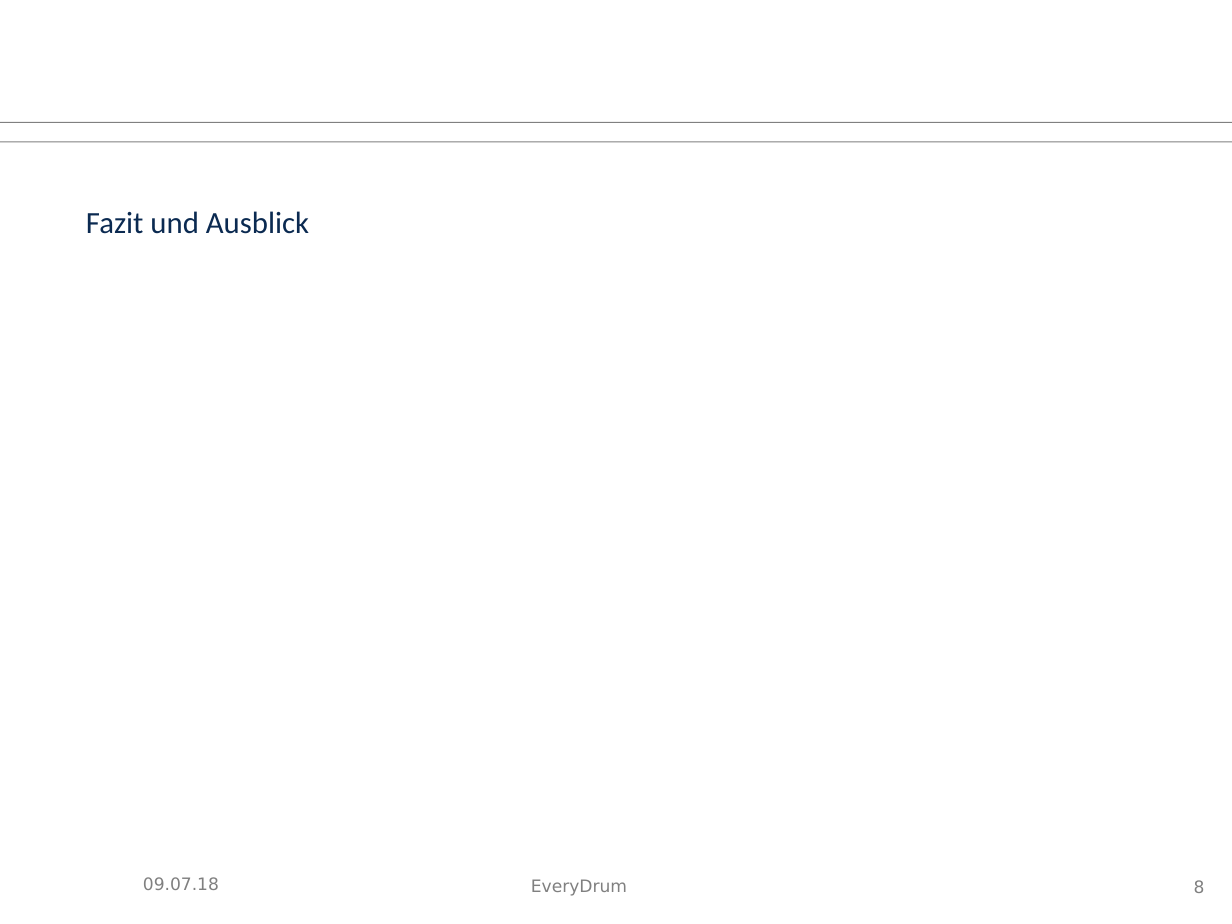
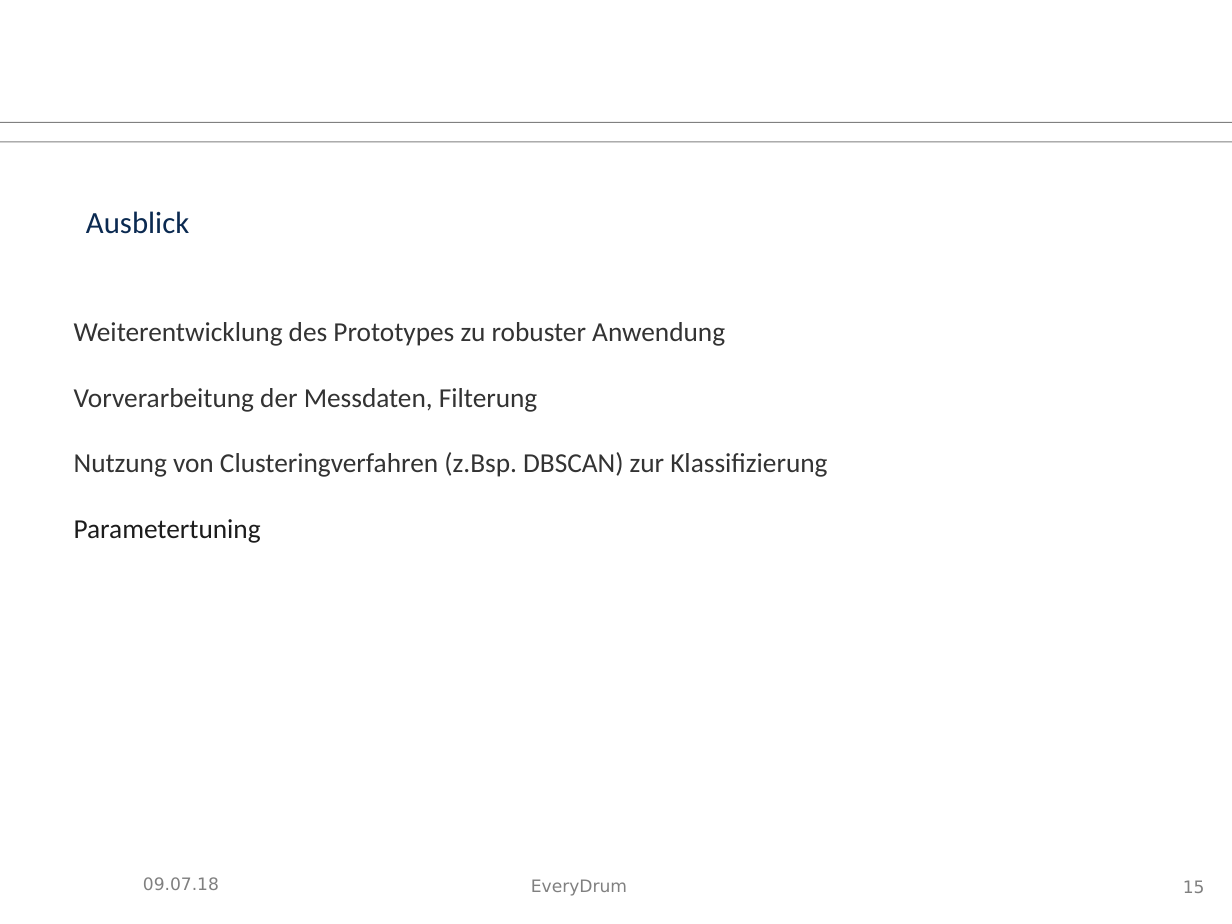
Before and after one commit to tziegler-tud/vr-anydrum, a slide deck: slide 15 of Documents/slides.odp (slide 8 before the commit). Drawn at 1232x924 pixels with LibreOffice and Linux fonts; fonts in the diff are those of the drawing; background and template pictures are left out. Boxes give left, top, right and bottom in pixels: in the first picture for what was removed or moved away, otherwise in the second. Text is boxed around its words. In the diff, an @@ line names an element or a change of style, - is before the commit and + after.

```diff
--- a/Documents/slides.odp
+++ b/Documents/slides.odp
@@ text at (86, 211, 189, 234): text changed @@
-Fazit und Ausblick
+Ausblick
@@ text added at (74, 322, 827, 543), 16 pt, text #333333 @@
+Weiterentwicklung des Prototypes zu robuster Anwendung
+Vorverarbeitung der Messdaten, Filterung
+Nutzung von Clusteringverfahren (z.Bsp. DBSCAN) zur Klassifizierung
+Parametertuning
@@ page number at (1183, 880, 1205, 893): text changed @@
-8
+15
```
Also in this commit, not shown: 2 other slides changed, 9 slides added, 2 slides removed, 7 other files.
